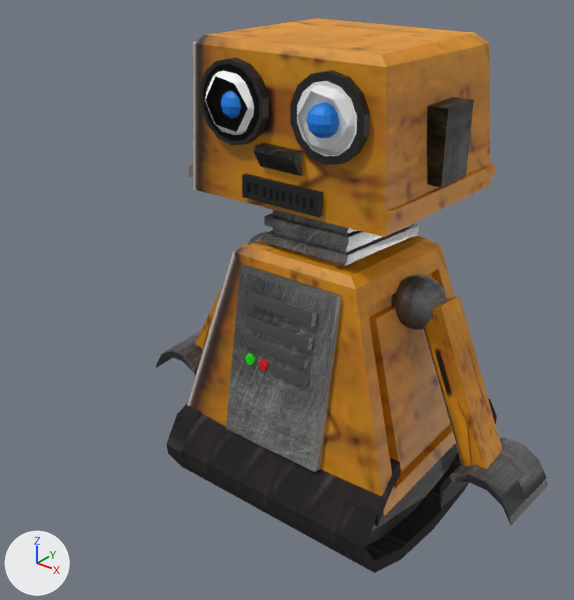
One commit to the Blender file GameProg EndTerm/Assets/Player/kalibot.blend: the scene before it, then after it.
Before and after are seen from a camera (50 mm lens) standing at (3.74, -5.3, 4.9) and looking at (-0.28, -0.28, 1.79). Arrows for +X, +Y and +Z are at lower left; the lights stay in place. The older version comes first.

The scene before the commit, as lines of its bpy script (objects in view):
```python
me_cylinder_006 = bpy.data.meshes.new('Cylinder.006')
me_cylinder_006.from_pydata(...)  # 1658 vertices, 1597 faces; spans x -0.31..4.76, y -5.32..-0.98, z -2.06..0.53
me_cylinder_006.materials.append(mat_material_008)  # blue #007fe7
me_cylinder_006.materials.append(mat_material)  # picture img_screenshot_2026_09_12_160221_png
me_cylinder_006.materials.append(mat_material_002)  # picture img_screenshot_2026_09_12_160221_png
me_cylinder_006.materials.append(mat_material_011)  # picture img_download__24__jpg
me_cylinder_006.materials.append(mat_material_006)  # dark grey #3c3c3c
me_cylinder_006.materials.append(mat_material_009)  # black #000000
me_cylinder_006.materials.append(mat_material_010)  # white #ffffff
me_cylinder_006.materials.append(mat_material_005)  # picture img_screenshot_2026_09_12_161222_png
me_cylinder_006.materials.append(mat_material_012)  # dark grey #333333
me_cylinder_006.materials.append(mat_material_003)  # picture img_screenshot_2026_09_12_160351_png
me_cylinder_006.materials.append(mat_material_001)  # picture img_download__24__jpg
me_cylinder_006.materials.append(mat_material_013)  # dark grey #474747
me_cylinder_006.materials.append(None)
me_cylinder_006.materials.append(mat_material_014)  # red #e7000c
me_cylinder_006.materials.append(mat_material_007)  # white #fdfffe
me_cylinder_006.materials.append(mat_material_015)  # green #10e700
ob_cylinder_001 = bpy.data.objects.new('Cylinder.001', me_cylinder_006)
ob_cylinder_001.location = (-2.48, -0.94, 5.04)
ob_cylinder_001.rotation_euler = (1.571, 0.0, 0.0)  # degrees (90, 0, 0)
ob_cylinder_001.scale = (0.971, 0.971, 0.971)
```
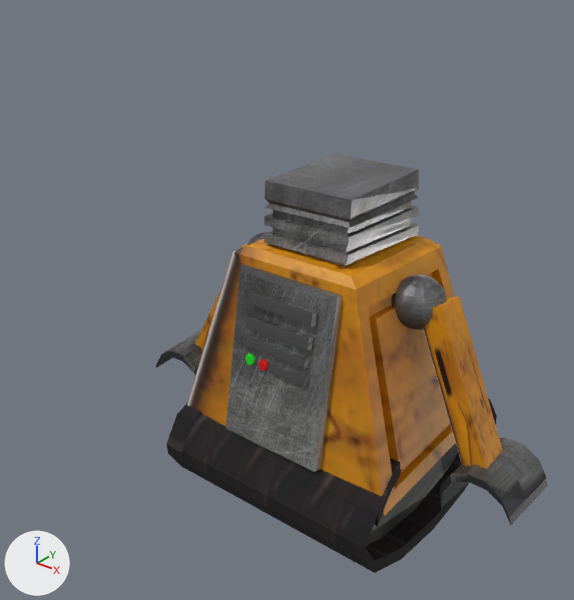
Where the newer file only moved an object's origin or applied its transform, the numbers keep the older frame.

The change in detail:
me_cylinder_006 is used by ob_cylinder_001; location (-2.48, -0.94, 5.04); rotation (1.571, 0.0, 0.0), in degrees (90, 0, 0); scale (0.971, 0.971, 0.971).
me_cylinder_006 had 1658 vertices, 1597 faces and spanned x -0.31..4.76, y -5.32..-0.98, z -2.06..0.53.
me_cylinder_006 no longer uses material mat_material_008 (blue #007fe7).
me_cylinder_006 now has 1079 vertices, 953 faces and spans x 0.66..4.76, y -5.32..-1.45, z -2.06..0.33.
me_cylinder_006 part 1: 12 loose pieces with 603 vertices, spanning x 1.58..3.72, y -2.26..-0.98, z -1.76..0.06, are deleted.
Other edits to the shape of me_cylinder_006 do not show in these pictures.
me_cylinder_006 no longer uses material mat_material_006 (dark grey #3c3c3c).
me_cylinder_006 no longer uses material mat_material_009 (black #000000).
me_cylinder_006 no longer uses material mat_material_010 (white #ffffff).
me_cylinder_006 no longer uses material mat_material_012 (dark grey #333333).
me_cylinder_006 no longer uses material mat_material_007 (white #fdfffe).

Changed parts and their boxes [x1, y1, x2, y2] in the pictures (574 x 600 px):
'Cylinder.001', reshaped: before [156, 18, 548, 573]; after [156, 154, 548, 573]
part 1 of me_cylinder_006, deleted: before [189, 18, 495, 237]
